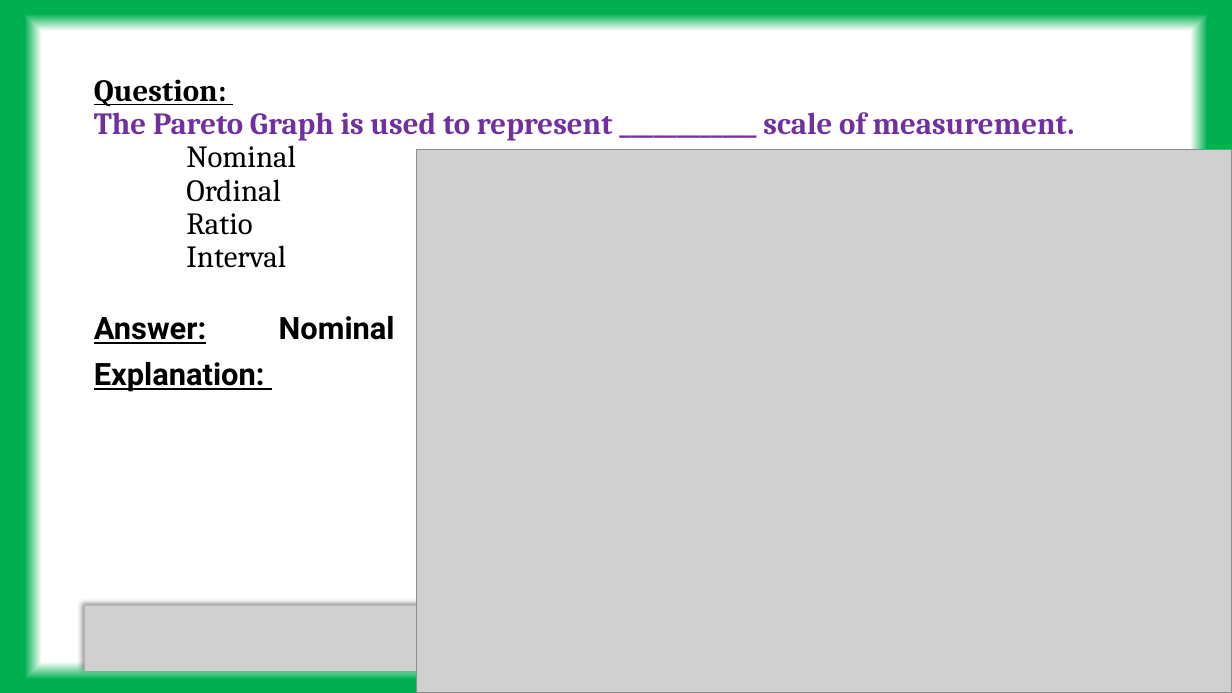
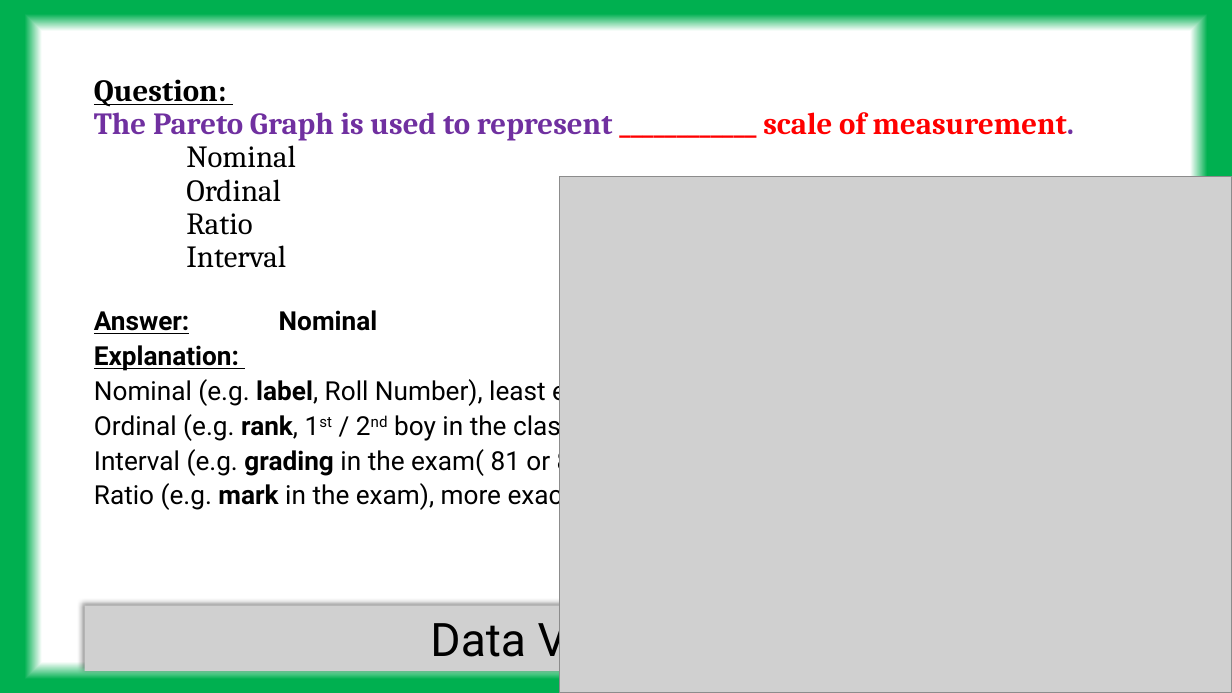
Before and after one commit to tanmoyie/Quality-Control, a slide deck: slide 9 of SSYB,SSGB Six Sigma Yellow Belt or Six Sigma Green Belt/SSGB questions and answers with explanation (SSYB as well).pptx. Drawn at 1232x693 pixels with LibreOffice and Linux fonts; fonts in the diff are those of the drawing; grey boxes stand for pictures. Boxes give left, top, right and bottom in pixels: in the first picture for what was removed or moved away, otherwise in the second. Text is boxed around its words. In the diff, an @@ line names an element or a change of style, - is before the commit and + after.

```diff
--- a/SSYB,SSGB Six Sigma Yellow Belt or Six Sigma Green Belt/SSGB questions and answers with explanation (SSYB as well).pptx
+++ b/SSYB,SSGB Six Sigma Yellow Belt or Six Sigma Green Belt/SSGB questions and answers with explanation (SSYB as well).pptx
@@ title "Question: The Pareto Graph is ..." at (x1=94, y1=79, x2=1074, y2=268): text colour #7030A0 to #FF0000 in "____________ scale of measurement." @@
@@ picture resized from (x1=417, y1=150, x2=1232, y2=693) to (x1=559, y1=177, x2=1232, y2=693) @@
@@ text at (x1=94, y1=310, x2=378, y2=371): size 24 to 20.4 pt in "Answer: Nominal", "Explanation:"; line spacing 0.9 to 0.7 @@
@@ text at (x1=94, y1=376, x2=615, y2=511): paragraphs added @@
+Nominal (e.g. label, Roll Number), least exact info
+Ordinal (e.g. rank, 1st / 2nd boy in the class)
+Interval (e.g. grading in the exam( 81 or 83 is the same)
+Ratio (e.g. mark in the exam), more exact
@@ text in picture at (x1=430, y1=614, x2=802, y2=667): text added @@
+Data Visualization
```
Also in this commit, not shown: 8 other slides changed, 1 slide removed, 2 other files.
